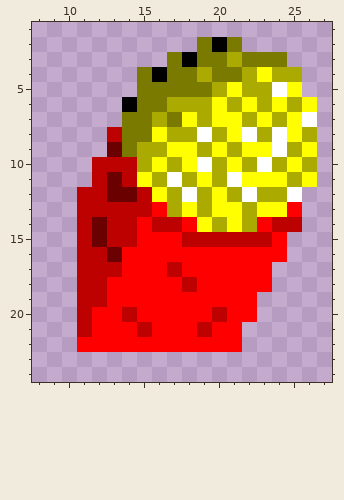
A pixel-art sprite gets an edit: food/bag_popcorn.base.111.png. The picture above is the old version.
The file is 32x32 pixels. Shown: x 8..27, y 1..24.
After:
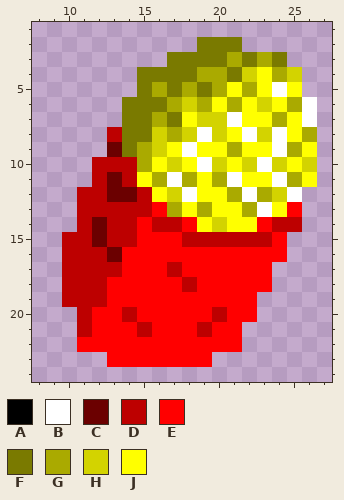
Palette (. is transparent): A #000000  B #ffffff  C #6b0000  D #bd0000  E #ff0000  F #7a7a00  G #aaaa00  H #d3d300  J #ffff00
The commit says: More pixel tweaks on full bag of popcorn. Forever discontent with the result, it seems. git-svn-id: svn+ssh://svn.code.sf.net/p/crossfire/code/arch/trunk@21441 282e977c-c81d-0410-88c4-b93c2d0d6712
The edit:
@@ x 8..27 @@
  1 ....................
- 2 ...........FAF......
- 3 .........FAFFGFFF...
- 4 .......FAFFGFFGJGG..
- 5 .......FFFFFGJGGBJ..
- 6 ......AFFGGGJGJGJGJ.
- 7 ......FFGFJGJJGJGJB.
- 8 .....DFFJGGBGJBGBJG.
- 9 .....CFGGJJGJGJJBGJ.
-10 ....DDDGJGJBGJGBGJG.
-11 ....DCDJGBGJGBJJJGJ.
-12 ...DDCCDJGBGJGBGGB..
-13 ...DDDDDEGJGJJGJJE..
-14 ...DCDDEDDEJGJGEDD..
-15 ...DCDDEEEDDDDDDE...
-16 ...DDCEEEEEEEEEEE...
-17 ...DDDEEEDEEEEEE....
-18 ...DDEEEEEDEEEEE....
-19 ...DDEEEEEEEEEE.....
+ 2 ...........FFF......
+ 3 .........FFFFGFGF...
+ 4 .......FFFFGGFHJGH..
+ 5 .......FGFGFGJGJBJ..
+ 6 ......FFFGHGJGJHJGB.
+ 7 ......FFGFJHHBJJGJB.
+ 8 .....DFFHGHBHJBHBJG.
+ 9 .....CFGHJBJJGJJBGJ.
+10 ....DDDGJHJBHJHBHJH.
+11 ....DCDJGBGJGBJJBGJ.
+12 ...DDCCDJHBJJGBGHB..
+13 ...DDDDDEGJGJJGBJE..
+14 ...DCDDEDDEJHJJEDD..
+15 ..DDCDDEEEDDDDDDE...
+16 ..DDDCEEEEEEEEEEE...
+17 ..DDDDEEEDEEEEEE....
+18 ..DDDEEEEEDEEEEE....
+19 ..DDDEEEEEEEEEE.....
 20 ...DEEDEEEEEDEE.....
@@ x 11..21 @@
 22 EEEEEEEEEEE
-23 ...........
+23 ..EEEEEEE..
 24 ...........
